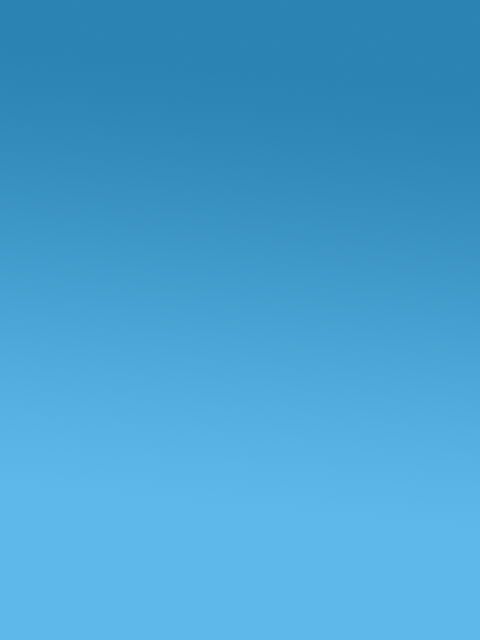
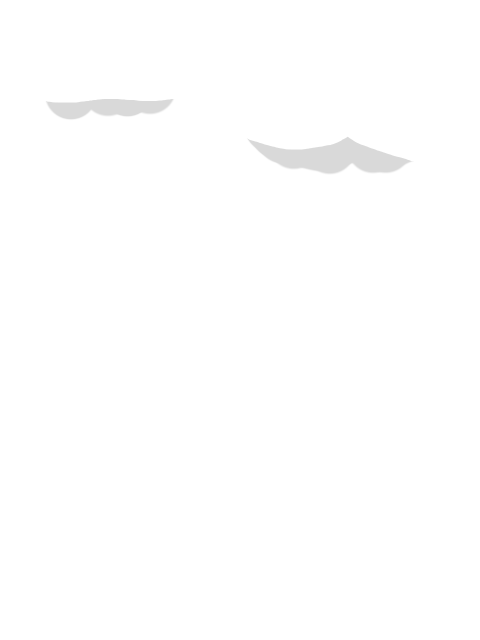
Revision of a layered 480 x 640 image; what changed, layer by layer:
showed "Clouds" over [43, 33, 437, 176]
hid "Sky" over [0, 0, 480, 640]
